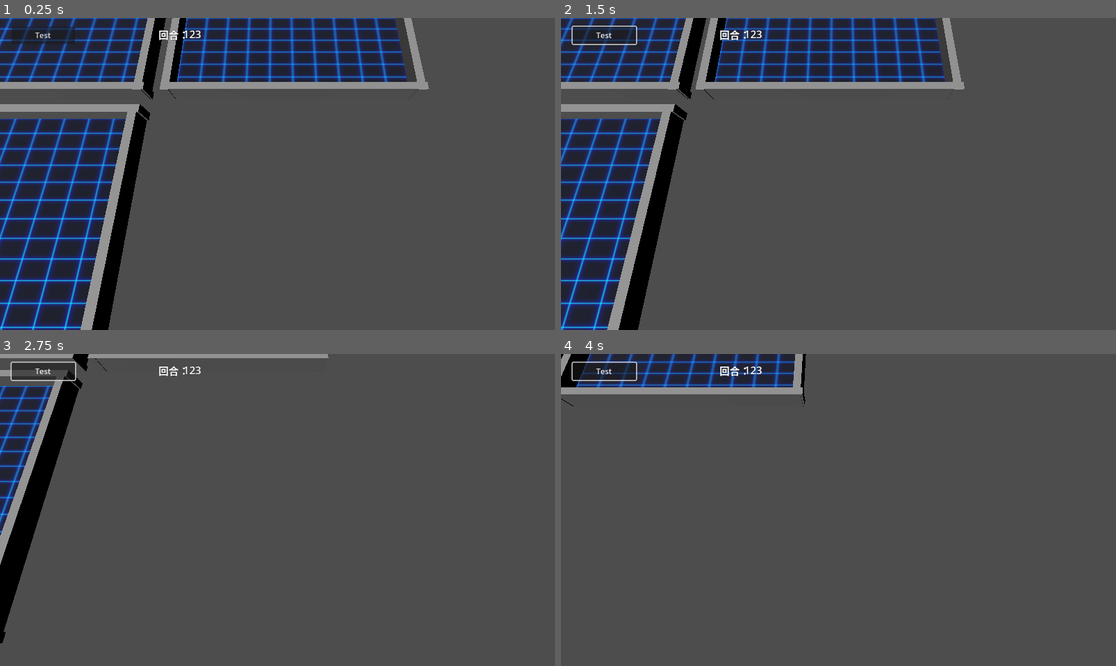
Above: before the commit, frames 1-4 (two rows, left to right).
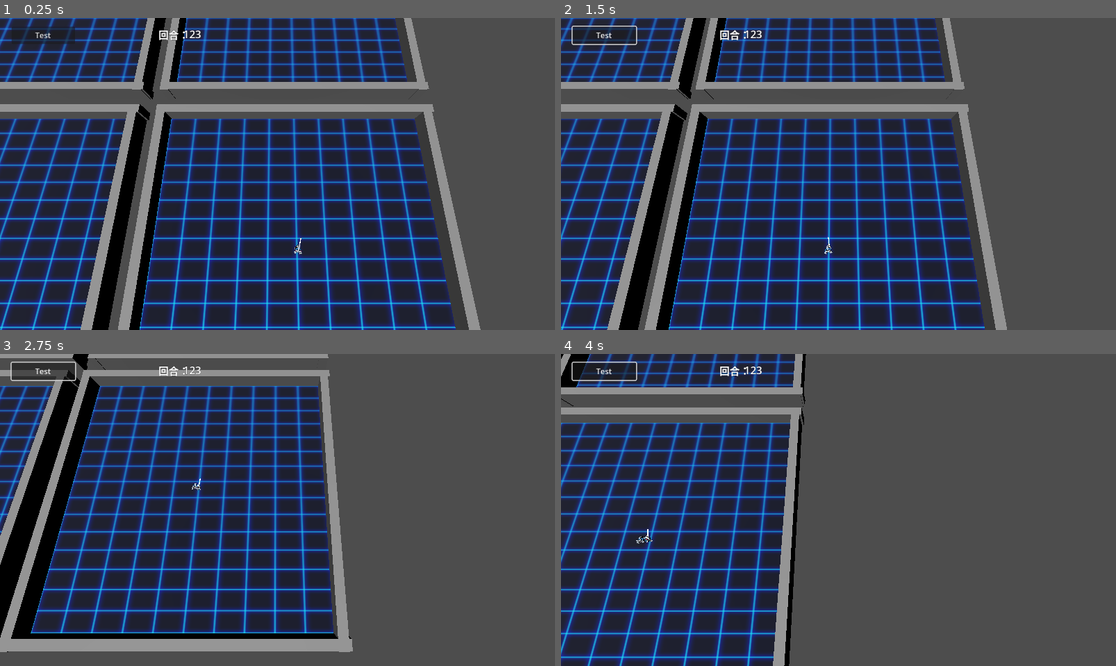
Above: after the commit, the same moments.

Repository: DarkAngelZT/Shooter-DPPO
Game: Godot game, scene res://scene/main_scene.tscn
Same seed, same stepped clock (60 frames per second), same inputs: the game is played once before the commit and once after it.
Inputs (mouse positions are in pixels of both pictures, inside the frame that each line leads up to):
- Up to frame 1 (0.25 s): no input
- Up to frame 2 (1.5 s): click "Test" at 0.5 s; tap Enter at 1.25 s; move the mouse to (960, 158) at 1.27 s; press the mouse at (960, 158) at 1.28 s; hold D (move_right) from 1.28 s (still down)
- Up to frame 3 (2.75 s): move the mouse to (166, 525) at 2.02 s; release D (move_right) at 2.03 s; release the mouse at (166, 525) at 2.03 s; hold S (move_back) from 2.03 s (still down); tap Mouse wheel down (zoom_in) at 2.1 s
- Up to frame 4 (4 s): move the mouse to (894, 441) at 2.77 s; release S (move_back) at 2.78 s; hold D (move_right) 2.78-3.53 s; tap Mouse wheel up (zoom_out) at 2.85 s; move the mouse to (810, 572) at 3.52 s; hold W (move_forward) from 3.53 s (still down); tap P at 3.6 s

The runs differ from the first frame. In frame 1, 39% of the frame differs, in the area x 21-87%, y 27-100%; in frame 2, 39%; in frame 3, 47%, in the area x 0-64%, y 5-96%; in frame 4, 34%.
Error in both runs: Cannot call method 'get_status' on a null value. (res://scripts/NetworkManager.gd:180)

Commit message:
reward加入连续动作计算

Diff:
--- a/scene/main_scene.tscn
+++ b/scene/main_scene.tscn
@@ -38,7 +38,7 @@
 process_mode = 3
 editor_description = "场景管理器"
 script = ExtResource("1_xmjsa")
-field_amount = 3
+field_amount = 4
 TraningRoot = NodePath("../TrainingRoot")
 ArenaRoot = NodePath("../Arena")
 root = NodePath("..")
Not shown, changed: torch/shooter_main.py
